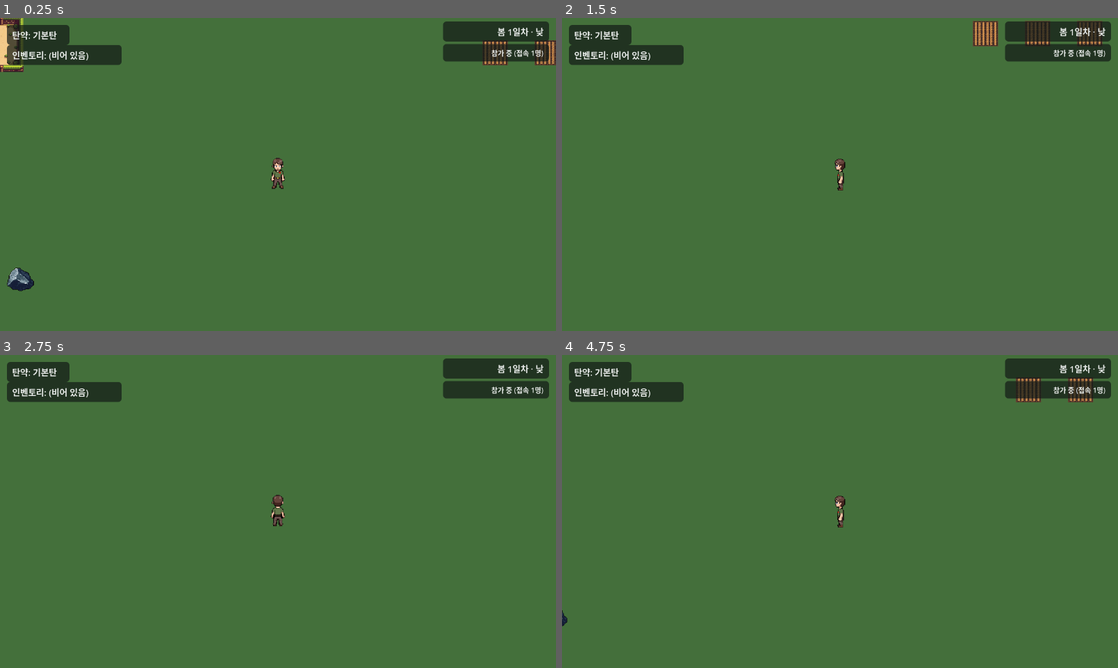
Above: before the commit, frames 1-4 (two rows, left to right).
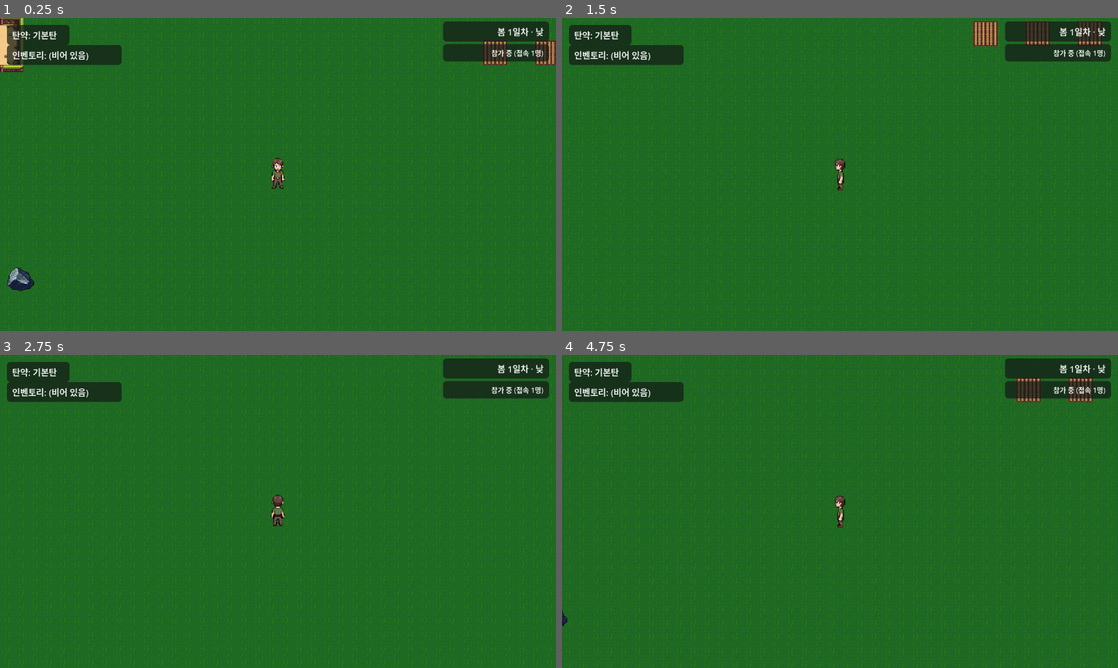
Above: after the commit, the same moments.

Repository: kimtuna/life_game
Game: Godot game, scene res://scenes/world/world.tscn
Same seed, same stepped clock (60 frames per second), same inputs: the game is played once before the commit and once after it. This scene is started directly instead of the project's main scene.
Inputs (mouse positions are in pixels of both pictures, inside the frame that each line leads up to):
- Up to frame 1 (0.25 s): no input
- Up to frame 2 (1.5 s): tap Enter at 0.5 s; move the mouse to (962, 158) at 0.52 s; hold D 0.53-1.28 s; tap F at 0.6, 1.35 s; click (962, 158) at 0.67 s; move the mouse to (728, 190) at 1.27 s; hold S from 1.28 s (still down)
- Up to frame 3 (2.75 s): tap Space at 2 s; move the mouse to (333, 442) at 2.02 s; release S at 2.03 s; hold D from 2.03 s (still down); tap F at 2.1 s
- Up to frame 4 (4.75 s): tap Enter at 2.75 s; move the mouse to (812, 574) at 2.77 s; release D at 2.78 s; hold W 2.78-3.53 s; tap F at 2.85, 3.6, 4.35 s; click (812, 574) at 2.92 s; move the mouse to (1006, 558) at 3.52 s; hold A from 3.53 s (still down); move the mouse to (673, 464) at 4.27 s

The runs differ from the first frame. In frame 1, 95% of the frame differs, in the area x 0-100%, y 0-100%; in frame 2, 95%; in frame 3, 95%; in frame 4, 95%.

Commit message:
[INBOX #20] 단색 바닥을 PixelLab 도트 타일 잔디 텍스처로 교체
Ground가 텍스처 없는 단색 Polygon2D였던 것이 확인된 그래픽 품질 저하 원인이라, PixelLab 타일셋 API로 이음매 없는 잔디 타일을 생성해 반복 타일링으로 교체했다.

## 스스로 판단해서 고친 부분
- 처음엔 create-image-pixflux(단발 이미지) API로 "seamless" 텍스트만 넣어 시도했으나 4x4 미리보기에서 타일 경계 테두리가 뚜렷이 보여 진짜 이음매 없는 텍스처가 아니었다. Wang 타일셋 전용 엔드포인트(create-tileset)로 바꿔 네 모서리가 전부 같은 지형인 타일을 골라 썼다 — 구조적으로 이어붙여지도록 생성된 타일이라 이음매가 없다.
- 첫 생성 결과가 네온에 가까운 채도 높은 초록이라 기존 스프라이트(어두운 올리브그린 톤)와 팔레트가 겉돌아서, 설명 문구를 "muted dark olive green, no bright saturation"으로 구체화해 다시 생성했다.

## 지시받지 않았지만 추가한 개선
- 없음.

## 어려움 / 에러와 해결
- color_image(팔레트 강제 참조)로 기존 스프라이트 색상 스와치를 넘겨봤으나 "Tileset generation failed"로 실패했다(작은 스와치 이미지가 원인으로 추정, 재조사 안 함). 텍스트 설명만 구체화하는 것으로 우회해 해결했다.
- TileMap으로 넓은 영역을 채우면 씬 파일이 무거워지므로, Sprite2D + region_rect(텍스처보다 훨씬 크게) + texture_repeat=ENABLED 조합으로 드로우콜 하나에 반복 타일링을 구현했다.

INBOX #20의 "기존 스프라이트 전체 재검토" 부분은 예산 부족으로 이번엔 다루지 못해 STATUS.md에 다음 작업으로 남겼다.

Diff:
--- a/game/scenes/world/world.tscn
+++ b/game/scenes/world/world.tscn
@@ -1,7 +1,8 @@
-[gd_scene load_steps=5 format=3]
+[gd_scene load_steps=6 format=3]
 
 [ext_resource type="Script" path="res://scenes/world/world.gd" id="1_script"]
 [ext_resource type="Theme" path="res://theme/main_theme.tres" id="2_theme"]
+[ext_resource type="Texture2D" path="res://assets/sprites/ground/grass_tile.png" id="3_ground"]
 
 [sub_resource type="StyleBoxFlat" id="StyleBoxFlat_hud_panel"]
 bg_color = Color(0.078, 0.106, 0.092, 0.72)
@@ -36,10 +37,14 @@
 [node name="DayNightModulate" type="CanvasModulate" parent="."]
 color = Color(1, 1, 1, 1)
 
-[node name="Ground" type="Polygon2D" parent="."]
+[node name="Ground" type="Sprite2D" parent="."]
 z_index = -2
-polygon = PackedVector2Array(-4000, -4000, 4000, -4000, 4000, 4000, -4000, 4000)
-color = Color(0.267, 0.443, 0.235, 1)
+texture_filter = 1
+texture_repeat = 2
+texture = ExtResource("3_ground")
+centered = true
+region_enabled = true
+region_rect = Rect2(0, 0, 8000, 8000)
 
 [node name="Player" type="Sprite2D" parent="."]
 position = Vector2(640, 360)
Binary file added: game/assets/sprites/ground/grass_tile.png
Not shown, added: game/assets/sprites/ground/grass_tile.png.import
Not shown, changed: docs/STATUS.md
Not shown, changed: docs/feedback/INBOX.md
